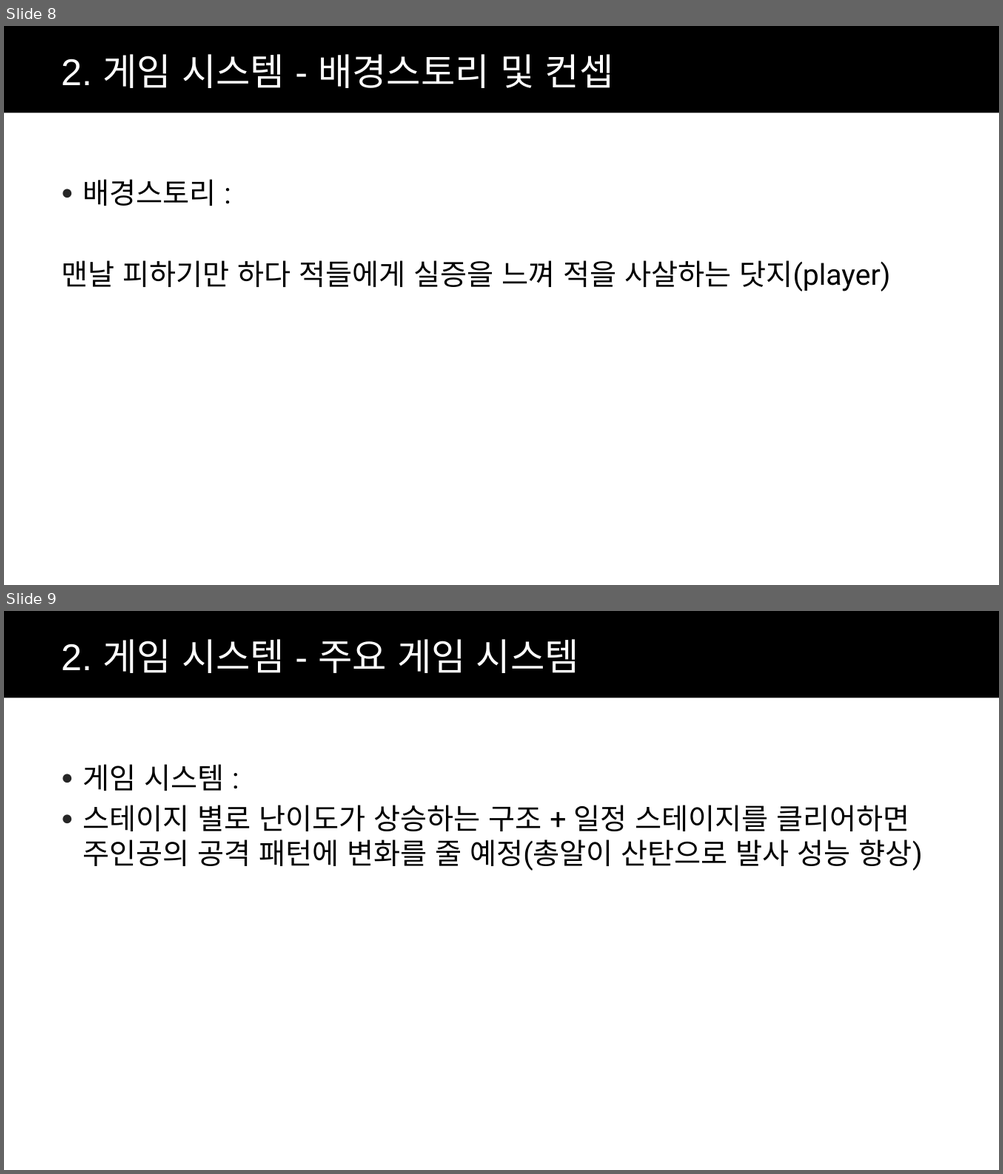
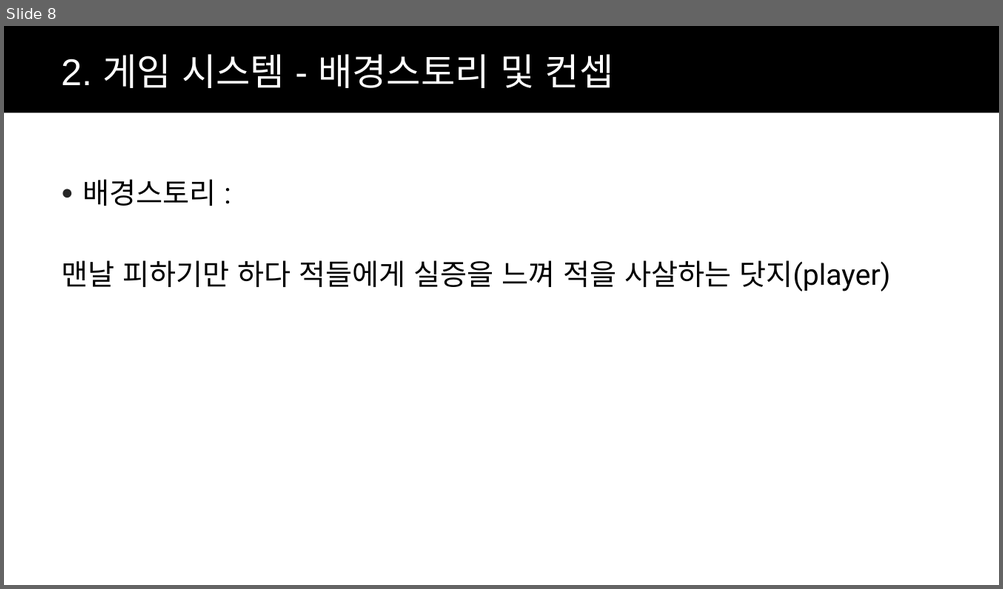
Before and after one commit to PKingTeak/Dodge, a slide deck: 1_콘셉트 디자인 문서/콘셉트 디자인 문서.pptx. Shown one above the other, each under a label of ours: slides 8 and 9 before the commit, slide 8 after it. The pictures are 1003x1174 and 1003x589 pixels, drawn with LibreOffice and Linux fonts; fonts in the diff are those of the drawing; background and template pictures are left out. Boxes give left, top, right and bottom in pixels: in the first picture for what was removed or moved away, otherwise in the second. Text is boxed around its words. In the diff, an @@ line names an element or a change of style, - is before the commit and + after.

```diff
--- a/1_콘셉트 디자인 문서/콘셉트 디자인 문서.pptx
+++ b/1_콘셉트 디자인 문서/콘셉트 디자인 문서.pptx
@@ slide 9 removed at [4, 611, 999, 1170], background picture (left out); not listed: 1 template element that a slide beside it also shows @@
@@ title removed at [61, 639, 579, 673] @@
-2. 게임 시스템 - 주요 게임 시스템
@@ text removed at [82, 764, 922, 871] @@
-● 게임 시스템 :
-● 스테이지 별로 난이도가 상승하는 구조 + 일정 스테이지를 클리어하면 주인공의 공격 패턴에 변화를 줄 예정(총알이 산탄으로 발사 성능 향상)
```
Also in this commit, not shown: 1 slide changed, 1 other file.
